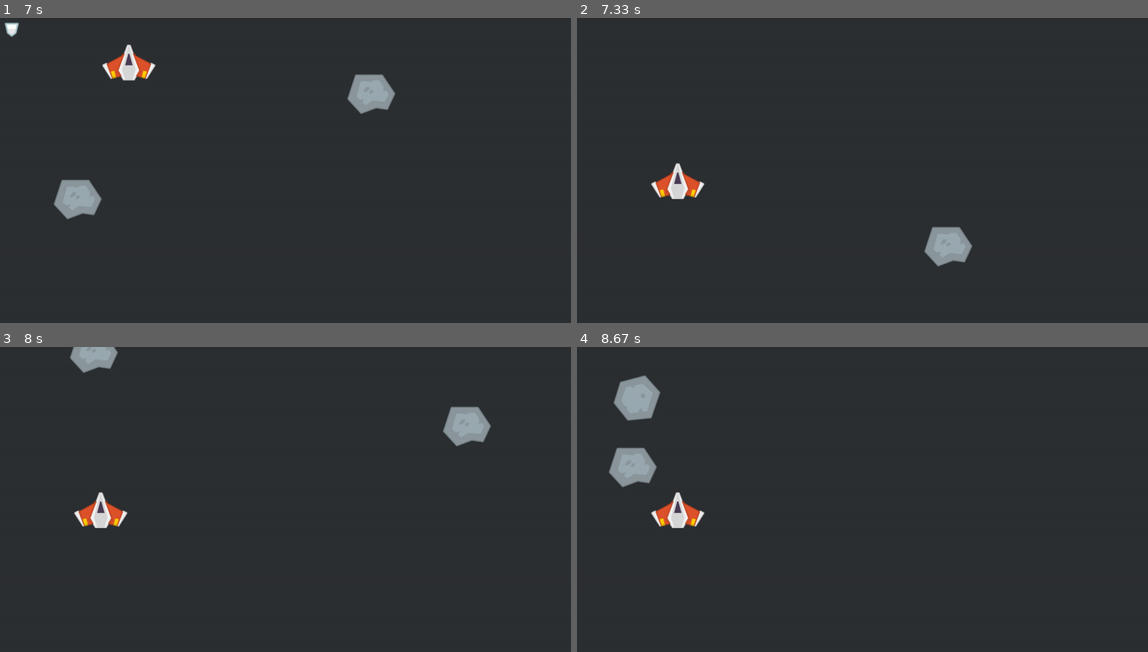
Above: before the commit, frames 1-4 (two rows, left to right).
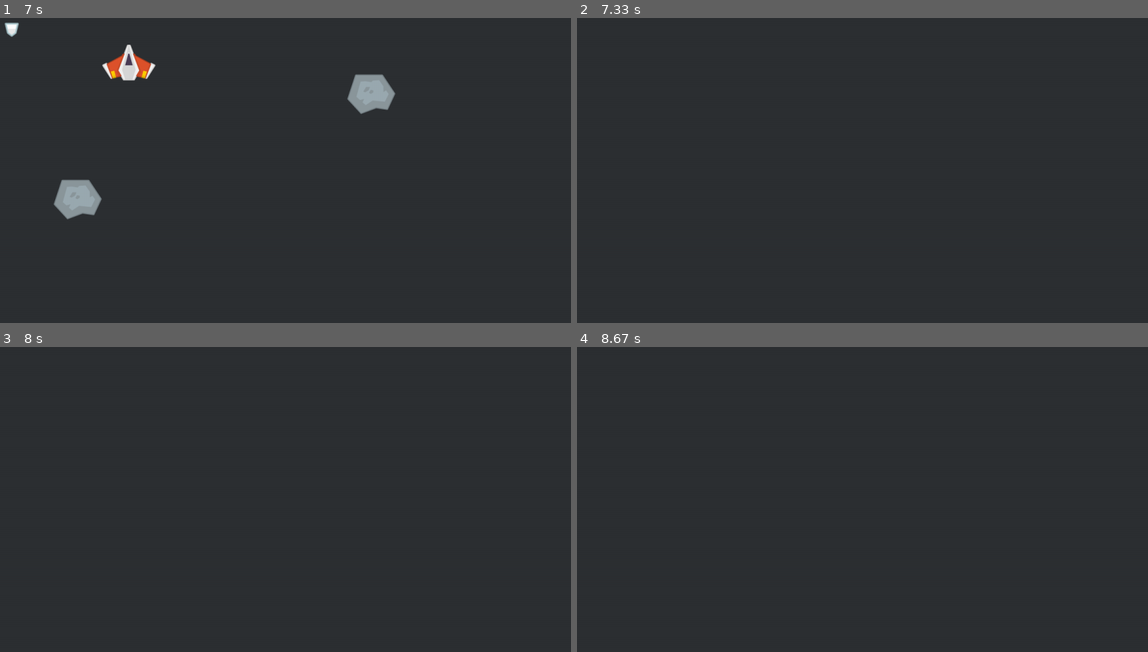
Above: after the commit, the same moments.

Repository: eccololo/pygame-projects
Game: pygame game, started from Meteor Dodger/main.py
Two runs of this game, one before a commit and one after it. Both use one fixed random seed, a clock stepped at 60 frames per second and the inputs below.
Inputs (mouse positions are in pixels of both pictures, inside the frame that each line leads up to):
- Up to frame 1 (7 s): click (285, 170) at 0.38 s; click (108, 240) at 0.72 s; click (496, 277) at 1.05 s; click (79, 161) at 1.38 s; click (285, 207) at 1.72 s; click (205, 106) at 2.05 s; click (485, 249) at 2.38 s; click (97, 201) at 2.72 s; click (119, 112) at 3.05 s; click (148, 225) at 3.38 s; click (491, 240) at 3.72 s; click (114, 283) at 4.05 s; click (108, 188) at 4.38 s; click (319, 255) at 4.72 s; click (388, 271) at 5.05 s; click (85, 277) at 5.38 s; click (142, 222) at 5.72 s; click (468, 103) at 6.05 s; click (314, 85) at 6.38 s; click (131, 60) at 6.72 s
- Up to frame 2 (7.33 s): click (679, 179) at 7.05 s
- Up to frame 3 (8 s): no input
- Up to frame 4 (8.67 s): no input

Frame 1 is identical in both runs. In frame 2, 1.4% of the frame differs, in the area x 13-70%, y 47-82%; in frame 3, 1.9%; in frame 4, 2.3%, in the area x 5-23%, y 9-60%.

Commit message:
Refactor code - create main_game function.

Diff:
--- a/Meteor Dodger/main.py
+++ b/Meteor Dodger/main.py
@@ -8,6 +8,25 @@
 pygame.init()
 screen = pygame.display.set_mode((1200, 640))
 clock = pygame.time.Clock()
+
+def main_game():
+    # Sprites Render
+    laser_group.draw(screen)
+    laser_group.update()
+    spaceship_group.draw(screen)
+    spaceship_group.update()
+    meteor_group.draw(screen)
+    meteor_group.update()
+
+    # Collisions
+    if pygame.sprite.spritecollide(spaceship_group.sprite, meteor_group, True):
+        spaceship_group.sprite.get_damage(1)
+
+    for laser in laser_group:
+        pygame.sprite.spritecollide(laser, meteor_group, True)
+
+def end_game():
+    pass
 
 # TODO:
 #    1. Create possibility for user to enter his prefered game difficulty in game screen.
@@ -43,20 +62,10 @@
 
     screen.fill((45, 48, 51))
 
-    # Sprites Render
-    laser_group.draw(screen)
-    laser_group.update()
-    spaceship_group.draw(screen)
-    spaceship_group.update()
-    meteor_group.draw(screen)
-    meteor_group.update()
-
-    # Collisions
-    if pygame.sprite.spritecollide(spaceship_group.sprite, meteor_group, True):
-        spaceship_group.sprite.get_damage(1)
-
-    for laser in laser_group:
-        pygame.sprite.spritecollide(laser, meteor_group, True)
+    if spaceship_group.sprite.health > 0:
+        main_game()
+    else:
+        end_game()
 
     pygame.display.update()
     clock.tick(120)
